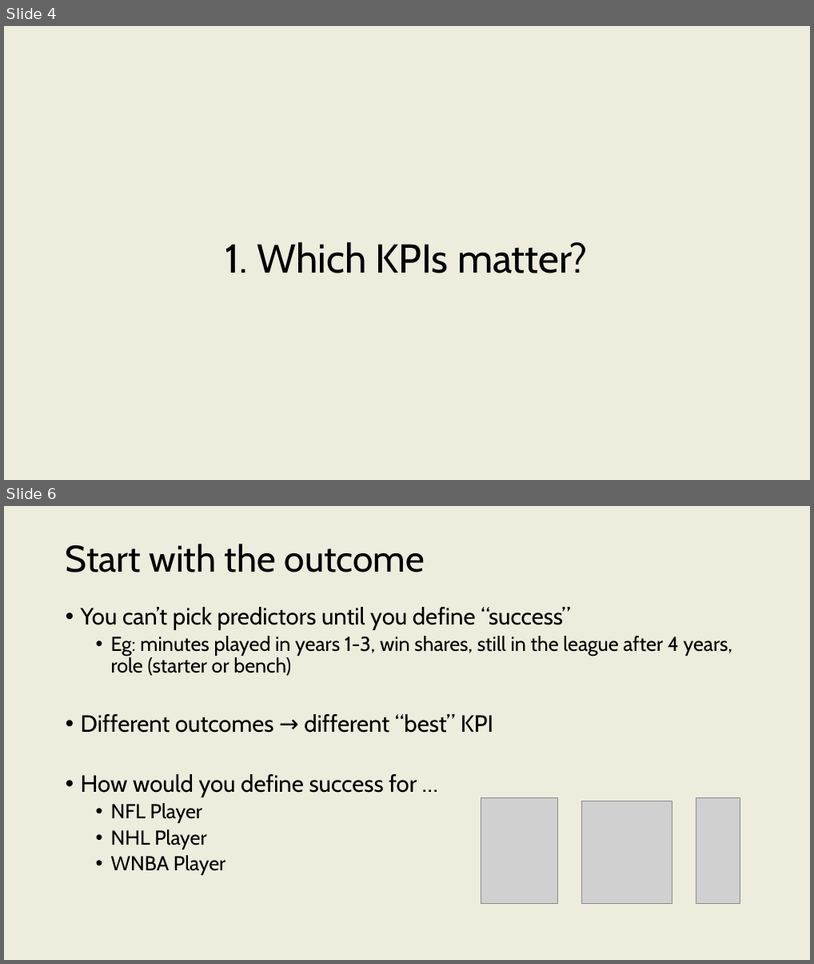
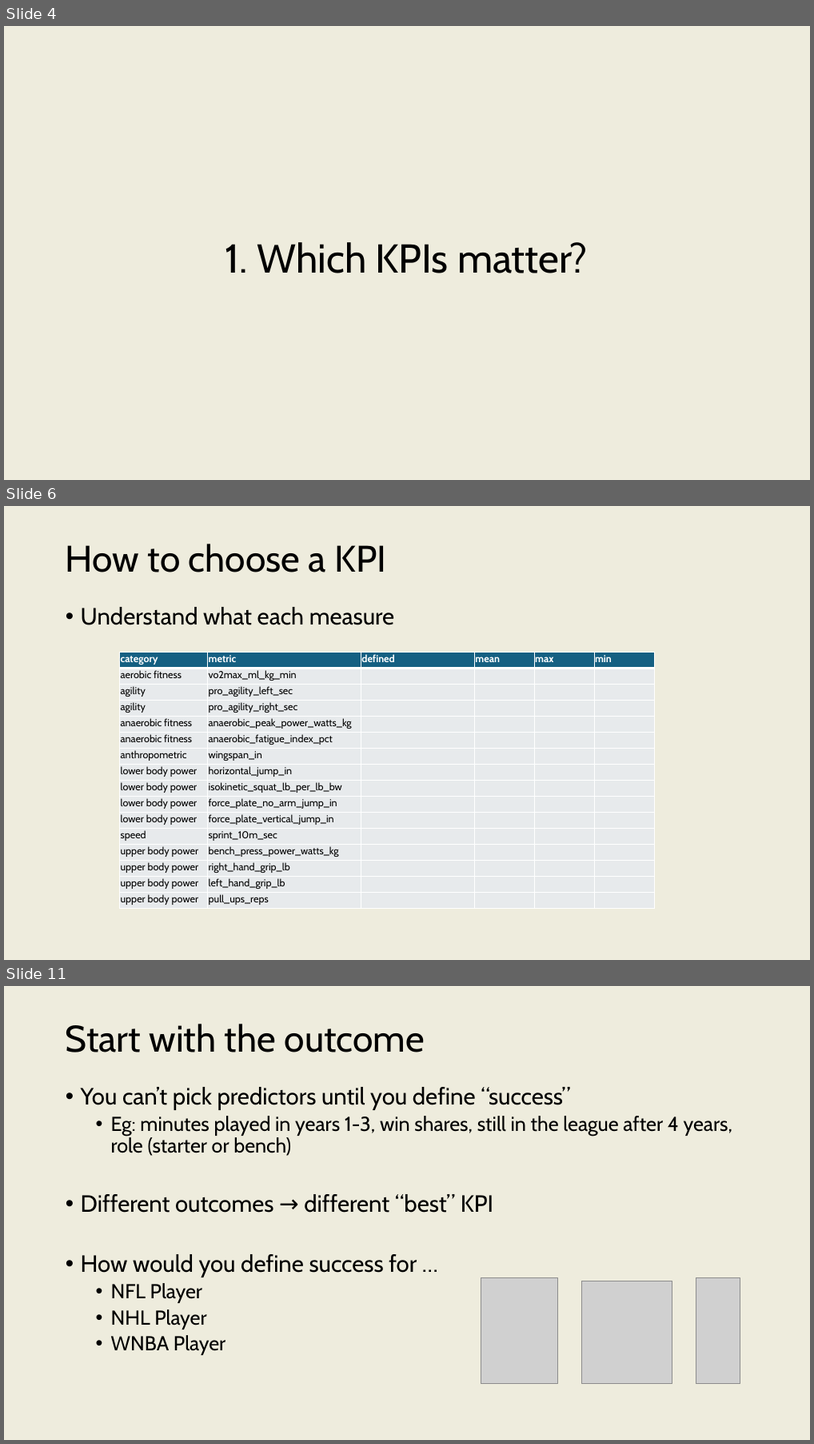
Before and after one commit to onishisaryu/HES-3000-Sports-Data-Analytics, a slide deck: pptx/Lecture12.pptx. Shown one above the other, each under a label of ours: slides 4 and 6 before the commit, slides 4, 6 and 11 after it; the slides between them are not shown. The pictures are 814x964 and 814x1444 pixels, drawn with LibreOffice and Linux fonts; fonts in the diff are those of the drawing; grey boxes stand for pictures. Boxes give left, top, right and bottom in pixels: in the first picture for what was removed or moved away, otherwise in the second. Text is boxed around its words. In the diff, an @@ line names an element or a change of style, - is before the commit and + after.

```diff
--- a/pptx/Lecture12.pptx
+++ b/pptx/Lecture12.pptx
@@ slide 6 added at (x1=4, y1=506, x2=810, y2=960), background #EEECDD @@
@@ title added at (x1=66, y1=544, x2=387, y2=572), 44 pt, text #000000 @@
+How to choose a KPI
@@ text added at (x1=81, y1=607, x2=395, y2=625), 28 pt, text #000000 @@
+• Understand what each measure
@@ table added at (x1=120, y1=652, x2=655, y2=908), 16 rows, 6 columns @@
+category | metric | defined | mean | max | min
+aerobic fitness | vo2max_ml_kg_min |  |  |  | 
+agility | pro_agility_left_sec |  |  |  | 
+agility | pro_agility_right_sec |  |  |  | 
+anaerobic fitness | anaerobic_peak_power_watts_kg |  |  |  | 
+anaerobic fitness | anaerobic_fatigue_index_pct |  |  |  | 
+anthropometric | wingspan_in |  |  |  | 
+lower body power | horizontal_jump_in |  |  |  | 
+lower body power | isokinetic_squat_lb_per_lb_bw |  |  |  | 
+lower body power | force_plate_no_arm_jump_in |  |  |  | 
+lower body power | force_plate_vertical_jump_in |  |  |  | 
+speed | sprint_10m_sec |  |  |  | 
+upper body power | bench_press_power_watts_kg |  |  |  | 
+upper body power | right_hand_grip_lb |  |  |  | 
+upper body power | left_hand_grip_lb |  |  |  | 
+upper body power | pull_ups_reps |  |  |  | 
@@ what was slide 6 is now slide 11 @@
```
Also in this commit, not shown: 9 slides changed, 2 other slides added, 1 slide removed, 3 other files.
